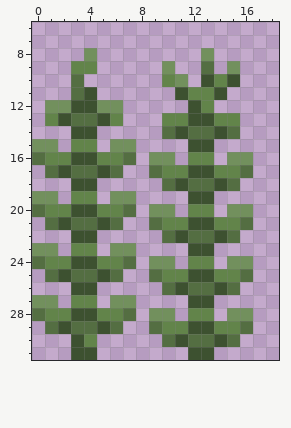
Two states of a pixel-art sprite, Assets/Texture/Object/Kelp/Kelp.png. Above: the version before the commit.
The file is 32x32 pixels. Shown: x 0..18, y 6..31.
Once edited:
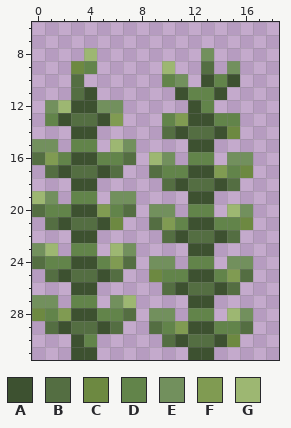
Palette (. is transparent): A #3d5130  B #546e42  C #6d8941  D #62844a  E #72905d  F #809b52  G #9db772
What changed:
@@ x 0..18 @@
  7 ...................
- 8 ....E........E.....
- 9 ...DD.....E..B.E...
+ 8 ....G........E.....
+ 9 ...CD.....G..B.E...
 10 ...B......DE.ADA...
 11 ...BA......ADDA....
-12 .EEAAEE.....AD.....
-13 .DABBAD...DDAADD...
-14 ...AA.....BABBAB...
-15 EE.DD.EE....AA.....
-16 BDDAADDB.EE.DD.EE..
-17 .BABBAB..BDDAADDB..
+12 .EGAAEE.....AD.....
+13 .DABBAF...DFAADD...
+14 ...AA.....BABBAC...
+15 EE.DD.GE....AA.....
+16 BFDAADDB.GE.DD.EE..
+17 .BABBAB..BDDAAFDC..
 18 ...AA.....BABBAB...
-19 EE.DD.EE....AA.....
-20 BDDAADDB.EE.DD.EE..
-21 .BABBAB..BDDAADDB..
+19 GE.DD.EE....AA.....
+20 BDDAAFDB.EE.DD.GE..
+21 .BABBAC..BFDAADDC..
 22 ...AA.....BABBAB...
-23 EE.DD.EE....AA.....
-24 BDDAADDB.EE.DD.EE..
-25 .BABBAB..BDDAADDB..
+23 EG.DD.GE....AA.....
+24 BDDAADFB.EE.DD.EE..
+25 .BABBAB..CDDAADFB..
 26 ...AA.....BABBAB...
-27 EE.DD.EE....AA.....
-28 BDDAADDB.EE.DD.EE..
-29 .BABBAB..BDDAADDB..
-30 ...AD.....BABBAB...
+27 EE.DD.EG....AA.....
+28 CDFAADDB.EE.DD.GE..
+29 .BABBAB..BDFAADDB..
+30 ...AD.....BABBAC...
 31 ...AA.......AA.....
Boxes around the changes in both pictures, in picture pixels (x1, y1, x2, y2):
changed: (32, 48, 253, 347)
